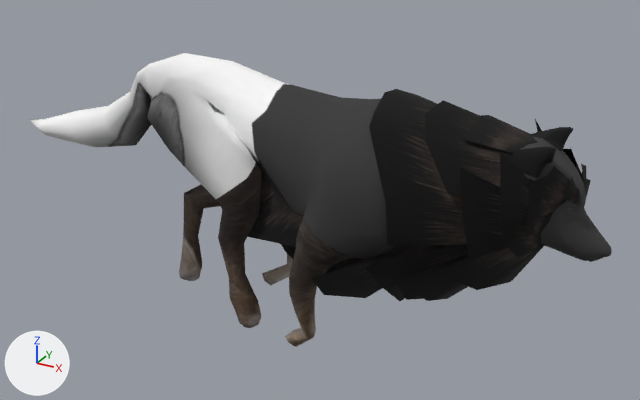
The OBJ model models/wolfrunning/wolf_running_000006.obj, before and after one commit.
The view is the same before and after, from a 50 mm camera at (0.636, -1.079, 0.852) aimed at (0.017, 0.046, 0.29). The axes (+X, +Y, +Z) are drawn at lower left. The lights are the same throughout. Where no turn or scale is listed for an object, it has been applied to the vertices. Vertices at the same position are counted once.

The first picture shows 'Wolf1_Material__wolf_col_tga_0', 'Wolf2_fur__fella3_jpg_001_0_Wolf2_fur__fella3_jpg_001_0.001'.
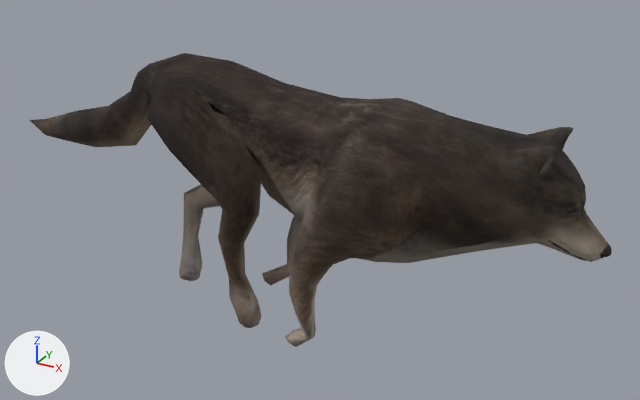
Boxes (x1, y1, x2, y2) around the edits, measured in the pictures (640 x 400 px):
'Wolf2_fur__fella3_jpg_001_0_Wolf2_fur__fella3_jpg_001_0.001', deleted (black): before (247, 89, 591, 301)
part 1 of me_wolf1_material__wolf_col_tga_0, surface changed: (30, 53, 612, 347) in both

Patch to the scene script:
```diff
--- a/models/wolfrunning/wolf_running_000006.obj.py
+++ b/models/wolfrunning/wolf_running_000006.obj.py
@@ me_wolf1_material__wolf_col_tga_0 @@
 me_wolf1_material__wolf_col_tga_0.from_pydata(...)  # 892 vertices, 1772 faces; spans x -0.558..0.473, y -0.104..0.11, z 0.049..0.51
 # used by ob_wolf1_material__wolf_col_tga_0; location = (0.0, 0.0, 0.0)
+# me_wolf1_material__wolf_col_tga_0 part 1: texture (UV) coordinates of 1772 of 1772 faces, centred in x -0.529..0.472, y -0.102..0.108, z 0.054..0.507, changed; they spanned u 0.02..0.98, v 0.01..0.98 and now span u 0.02..0.98, v 0.5..0.99
 me_wolf1_material__wolf_col_tga_0.materials.append(mat_wolf_1)
@@ ob_wolf2_fur__fella3_jpg_001_0_wolf2_fur__fella3_jpg_001_0_001 @@
-ob_wolf2_fur__fella3_jpg_001_0_wolf2_fur__fella3_jpg_001_0_001 = bpy.data.objects.new('Wolf2_fur__fella3_jpg_001_0_Wolf2_fur__fella3_jpg_001_0.001', me_wolf2_fur__fella3_jpg_001_0_wolf2_fur__fella3_jpg_001_0_001)
-ob_wolf2_fur__fella3_jpg_001_0_wolf2_fur__fella3_jpg_001_0_001.location = (0.0, 0.0, 0.0)
```
